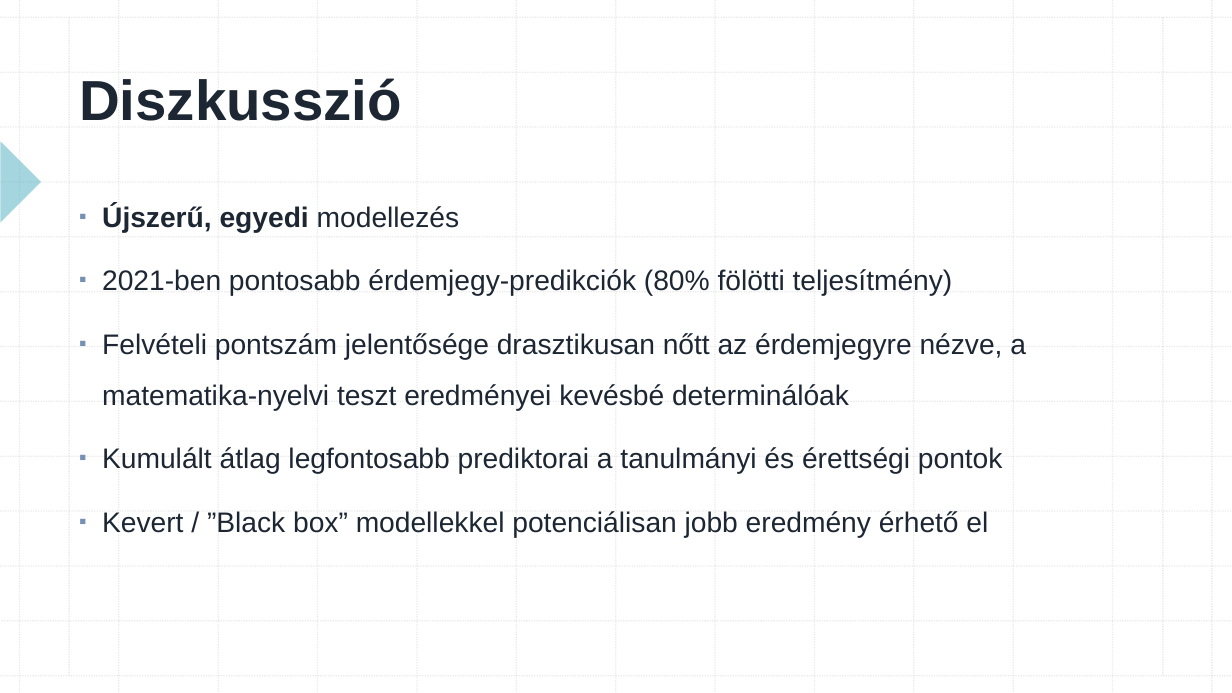
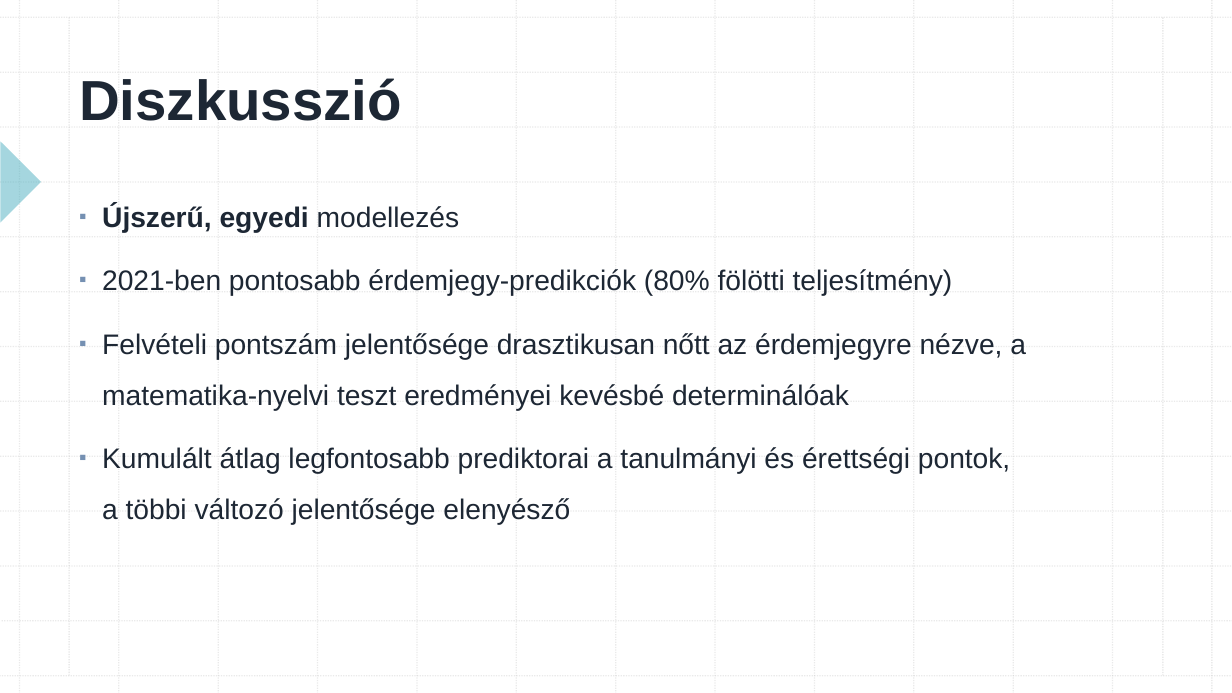
Before and after one commit to konderal333/-nkutfel, a slide deck: slide 17 of TDK prezi.pptx. Drawn at 1232x693 pixels with LibreOffice and Linux fonts; fonts in the diff are those of the drawing. Boxes give left, top, right and bottom in pixels: in the first picture for what was removed or moved away, otherwise in the second. Text is boxed around its words. In the diff, an @@ line names an element or a change of style, - is before the commit and + after.

```diff
--- a/TDK prezi.pptx
+++ b/TDK prezi.pptx
@@ text at (102,447,1010,525): text changed @@
-▪ Kumulált átlag legfontosabb prediktorai a tanulmányi és érettségi pontok
-▪ Kevert / ”Black box” modellekkel potenciálisan jobb eredmény érhető el
+▪ Kumulált átlag legfontosabb prediktorai a tanulmányi és érettségi pontok,
+  a többi változó jelentősége elenyésző
```
